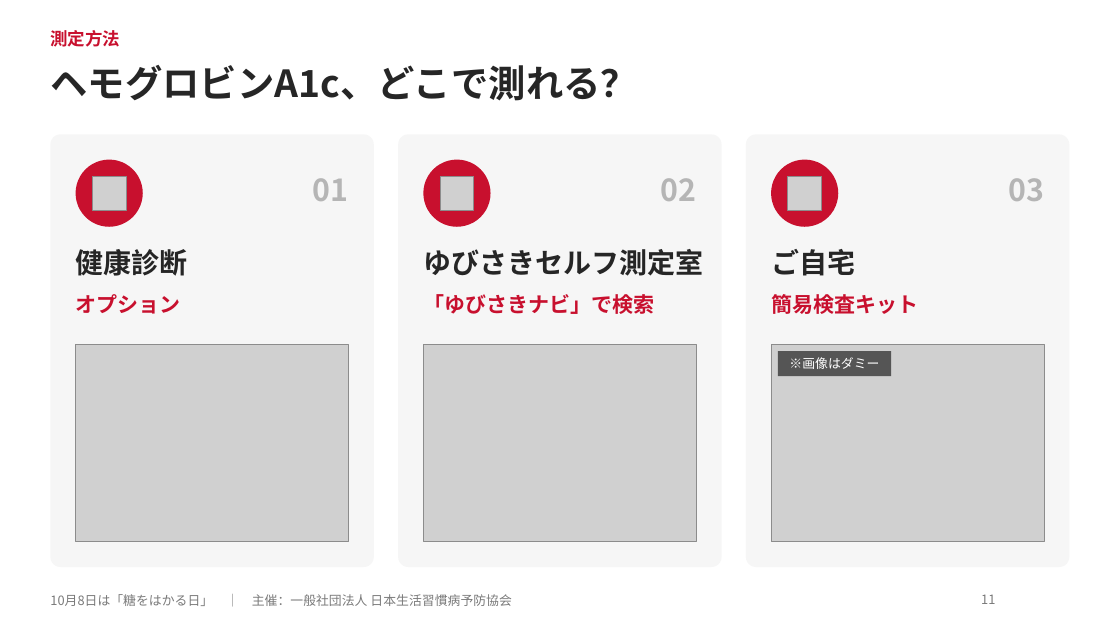
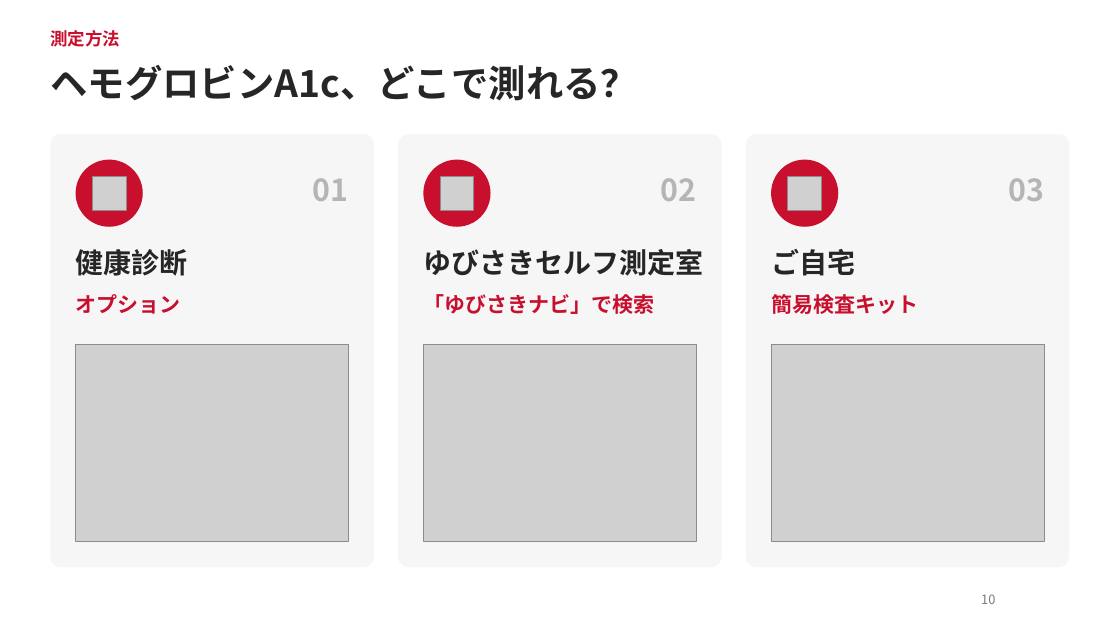
Before and after one commit to araiezes-ai/my-website, a slide deck: slide 10 of deliverables/hba1c-event/会場プレゼン_ヘモグロビンA1c_1008.pptx (slide 11 before the commit). Drawn at 1120x630 pixels with LibreOffice and Linux fonts; fonts in the diff are those of the drawing; grey boxes stand for pictures; background and template pictures are left out. Boxes give left, top, right and bottom in pixels: in the first picture for what was removed or moved away, otherwise in the second. Text is boxed around its words. In the diff, an @@ line names an element or a change of style, - is before the commit and + after.

```diff
--- a/deliverables/hba1c-event/会場プレゼン_ヘモグロビンA1c_1008.pptx
+++ b/deliverables/hba1c-event/会場プレゼン_ヘモグロビンA1c_1008.pptx
@@ rectangle removed at box(778, 351, 891, 376) @@
-※画像はダミー
@@ text removed at box(50, 594, 511, 606) @@
-10月8日は「糖をはかる日」 ｜ 主催：一般社団法人 日本生活習慣病予防協会
@@ page number at box(981, 594, 995, 604): text changed @@
-11
+10
```
Also in this commit, not shown: 9 other slides changed, 1 slide removed, 3 other files.
